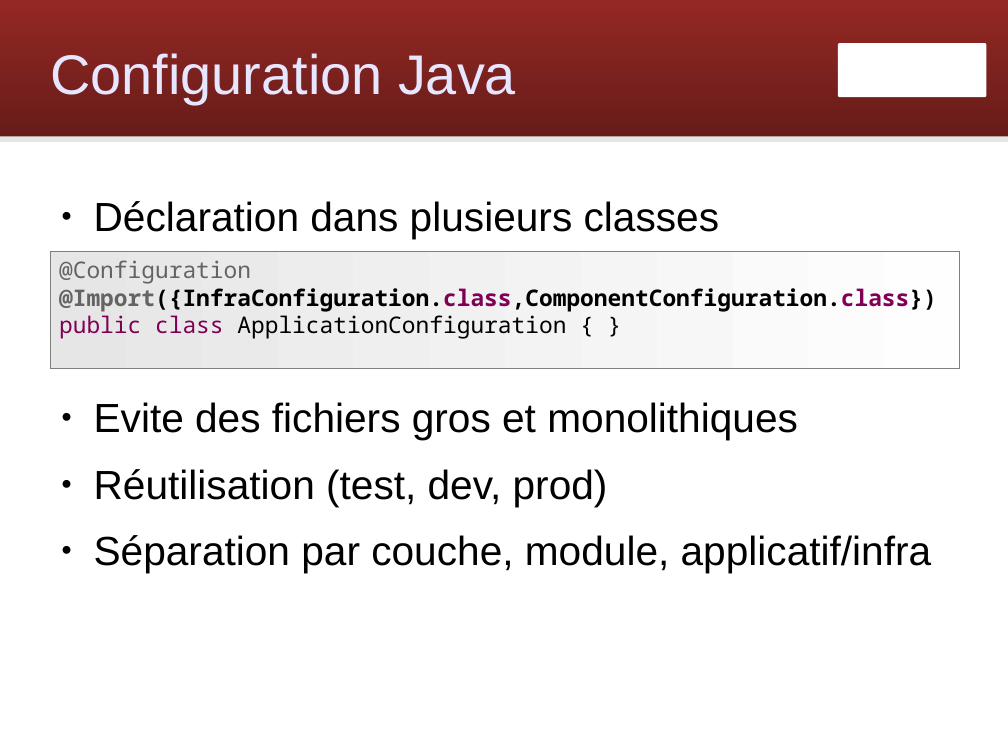
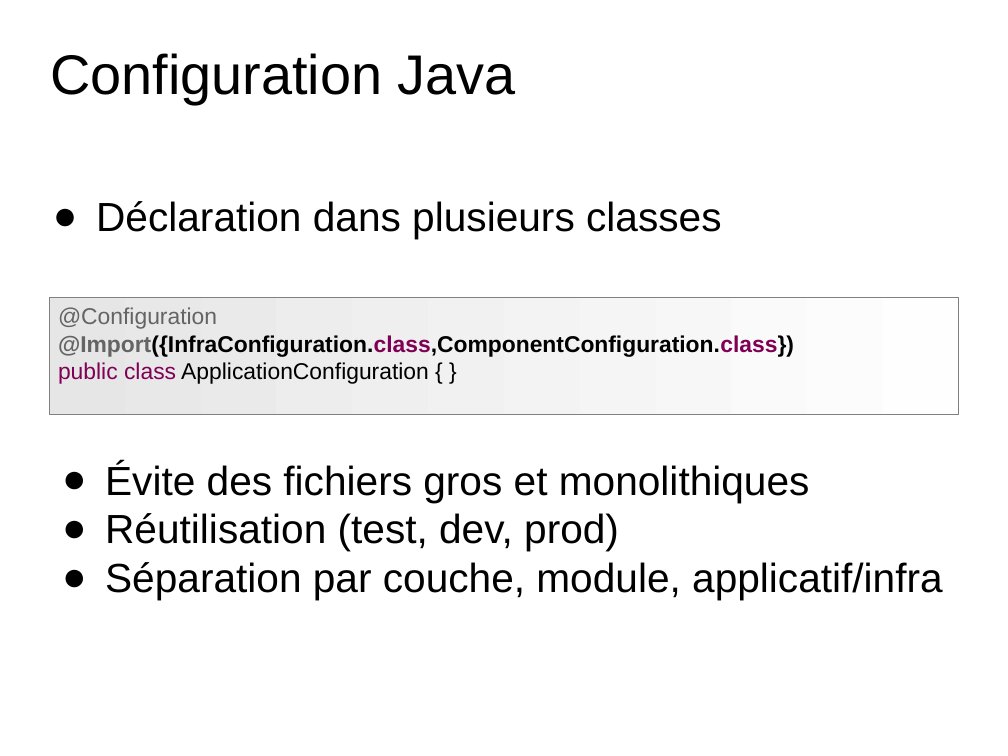
Before and after one commit to Zenika/workshop-spring-core, a slide deck: slide 17 of spring-workshop.odp. Drawn at 1008x756 pixels with LibreOffice and Linux fonts; fonts in the diff are those of the drawing; background and template pictures are left out. Boxes give left, top, right and bottom in pixels: in the first picture for what was removed or moved away, otherwise in the second. Text is boxed around its words. In the diff, an @@ line names an element or a change of style, - is before the commit and + after.

Commit message:
Update theme

```diff
--- a/spring-workshop.odp
+++ b/spring-workshop.odp
@@ rounded rectangle removed at (0,0,1008,137) @@
@@ text "Configuration Java" at (50,53,516,103): text colour #E6E6FF to #000000 @@
@@ freeform shape removed at (838,43,986,97) @@
@@ line removed from (0, 139) to (1008, 139) @@
@@ text added at (96,201,721,239), 32 pt, text #000000 @@
+● Déclaration dans plusieurs classes
@@ rectangle "@Configuration": place and size @@
-rectangle "@Configuration" at (50,252,960,369)
+rectangle "@Configuration" at (49,297,960,414)
@@ rectangle "@Configuration" at (49,297,960,414): font Noto Sans Mono to Arial; outline #808080 0 pt to #808080 0.74 pt @@
@@ text "Évite des fichiers gros et ...": place and size @@
-text "Évite des fichiers gros et ..." at (94,201,932,573)
+text "Évite des fichiers gros et ..." at (105,462,943,600)
@@ text at (105,462,810,502): text changed @@
-● Déclaration dans plusieurs classes
-● Evite des fichiers gros et monolithiques
+● Évite des fichiers gros et monolithiques
@@ text at (105,513,943,600): indent changed; less space between paragraphs @@
```
Also in this commit, not shown: 106 other slides changed.
